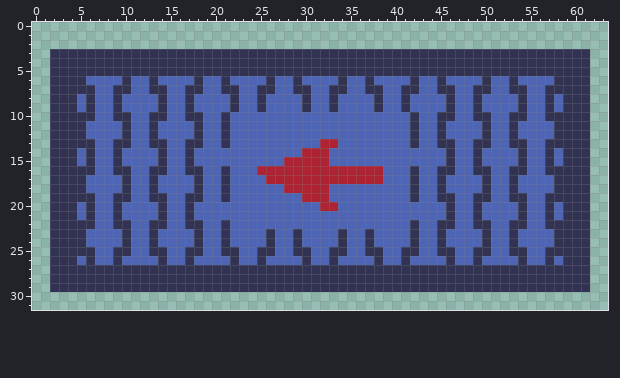
One commit to this pixel-art sprite: Godot/Assets/Sprites/Rugs/RugLeft.png. Above: the version before the commit.
The file is 64x32 pixels.
The same view after the edit:
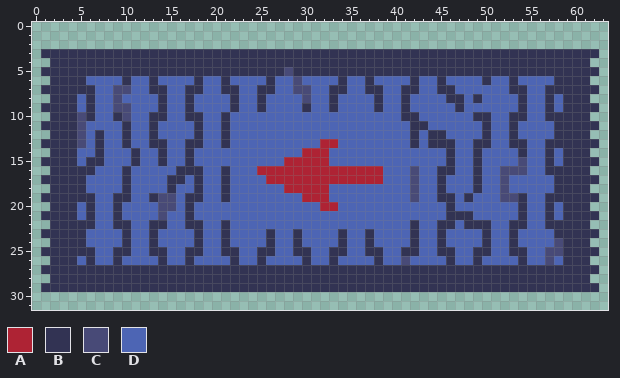
Palette (. is transparent): A #ae2334  B #323353  C #484a77  D #4d65b4
Diff:
Changed rows in their new state; - is an unchanged pixel.
first column x 1:
 3 B------------------------------------------------------------B
 5 B--------------------------C---------------------------------B
 6 ----------------------------C---------------------------------
 7 B-------CC------------------CC------------------DD-----------B
 8 --------C--------------------C----------------B---------------
 9 B-------CC-----------------------------------DB-D------------B
10 ----C----C------------------------------B---DD----------------
11 B---C-------------------------------------B-D----------------B
12 ----C-B------------------------------------B------------------
13 B---CDB-D----------------------------------B-----------------B
14 -----DB-D-B---------------------------------------------------
15 B-----B-D-B------------------------------------------C-------B
16 --------D---DD-B-------------------------C-------D-CCC--------
17 B-----------D-BB-------------------------C------BD-CD--------B
18 ------------D-B--------------------------C------BD-CD---------
19 B------------CC--------------------------C-----BDD-CC--------B
20 -------------CC---------------------------------D-------------
21 B------------C--------------------------------BBD------------B
22 -----------------------------------------------B--------------
23 B------------------------------------------------------------B
24 ---------------------------------------------------------C----
25 B-------------------------------------------------------CC---B
26 ----------------------------------------C---------------C-----
27 B------------------------------------------------------------B
29 B------------------------------------------------------------B
Pixel boxes of the changes (left, top, right, bottom) in both pictures:
changed: (41, 49, 185, 292)
changed: (545, 49, 599, 292)
changed: (284, 67, 311, 103)
changed: (401, 85, 527, 229)
changed: (401, 256, 410, 265)
